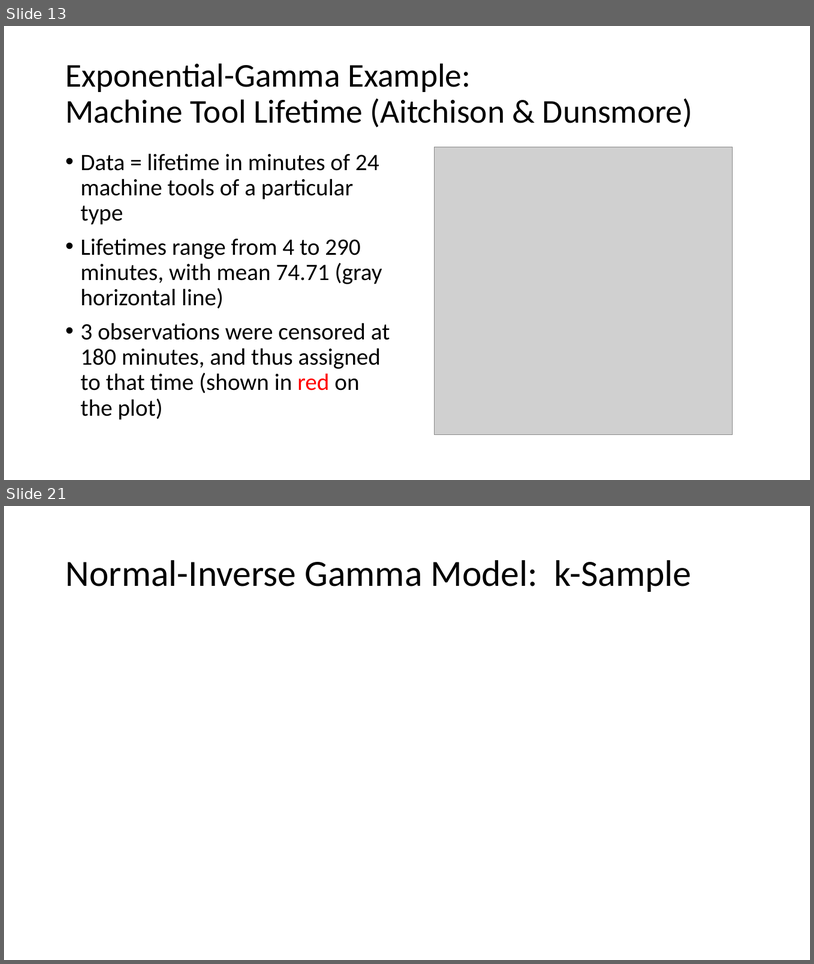
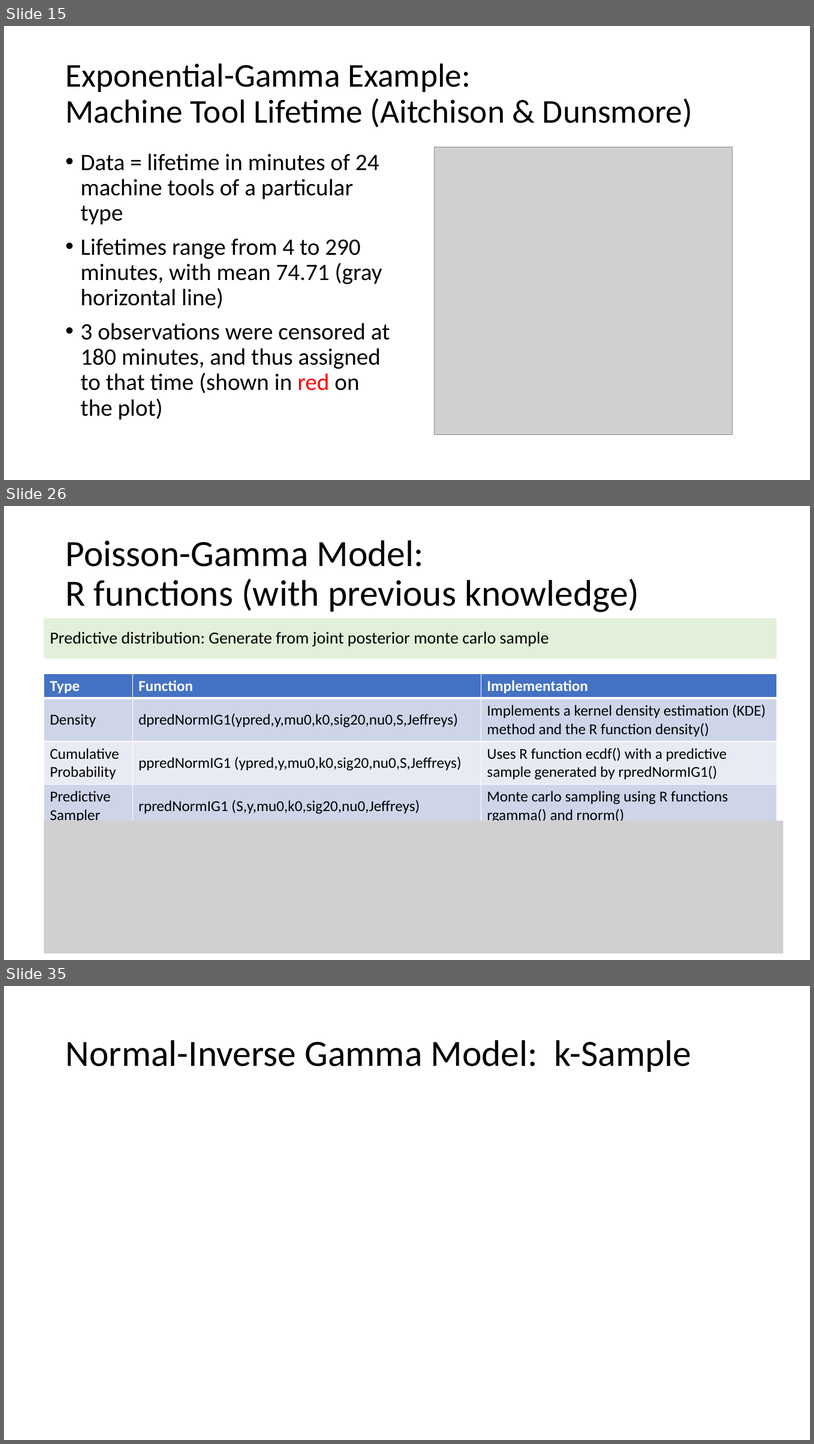
Before and after one commit to vgharris3/predictiveInference, a slide deck: Thesis_Files/ThesisDefense.pptx. Shown one above the other, each under a label of ours: slides 13 and 21 before the commit, slides 15, 26 and 35 after it; the slides between them are not shown. The pictures are 814x964 and 814x1444 pixels, drawn with LibreOffice and Linux fonts; fonts in the diff are those of the drawing; grey boxes stand for pictures. Boxes give left, top, right and bottom in pixels: in the first picture for what was removed or moved away, otherwise in the second. Text is boxed around its words. In the diff, an @@ line names an element or a change of style, - is before the commit and + after.

Commit message:
presentation through NormIG2

```diff
--- a/Thesis_Files/ThesisDefense.pptx
+++ b/Thesis_Files/ThesisDefense.pptx
@@ slide 26 added at (x1=4, y1=506, x2=810, y2=960), background #FFFFFF @@
@@ title added at (x1=65, y1=540, x2=639, y2=612), 44 pt, text #000000 @@
+Poisson-Gamma Model:
+R functions (with previous knowledge)
@@ text added at (x1=44, y1=618, x2=777, y2=658), fill #E2F0D9, 20 pt, text #000000 @@
+Predictive distribution: Generate from joint posterior monte carlo sample
@@ table added at (x1=44, y1=673, x2=778, y2=825), 4 rows, 3 columns @@
+Type | Function | Implementation
+Density | dpredNormIG1(ypred,y,mu0,k0,sig20,nu0,S,Jeffreys) | Implements a kernel density estimation (KDE) method and the R function density()
+Cumulative Probability | ppredNormIG1 (ypred,y,mu0,k0,sig20,nu0,S,Jeffreys) | Uses R function ecdf() with a predictive sample generated by rpredNormIG1()
+Predictive Sampler | rpredNormIG1 (S,y,mu0,k0,sig20,nu0,Jeffreys) | Monte carlo sampling using R functions rgamma() and rnorm()
@@ picture added at (x1=44, y1=820, x2=784, y2=953) @@
@@ what was slide 13 is now slide 15 @@
@@ what was slide 21 is now slide 35 @@
```
Also in this commit, not shown: 11 slides changed, 13 other slides added, 8 other files.
